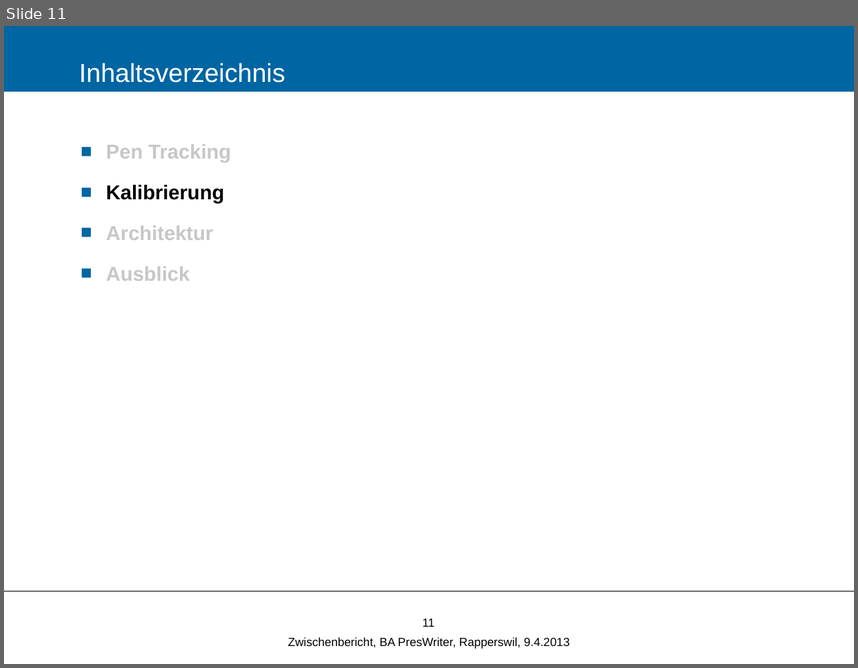
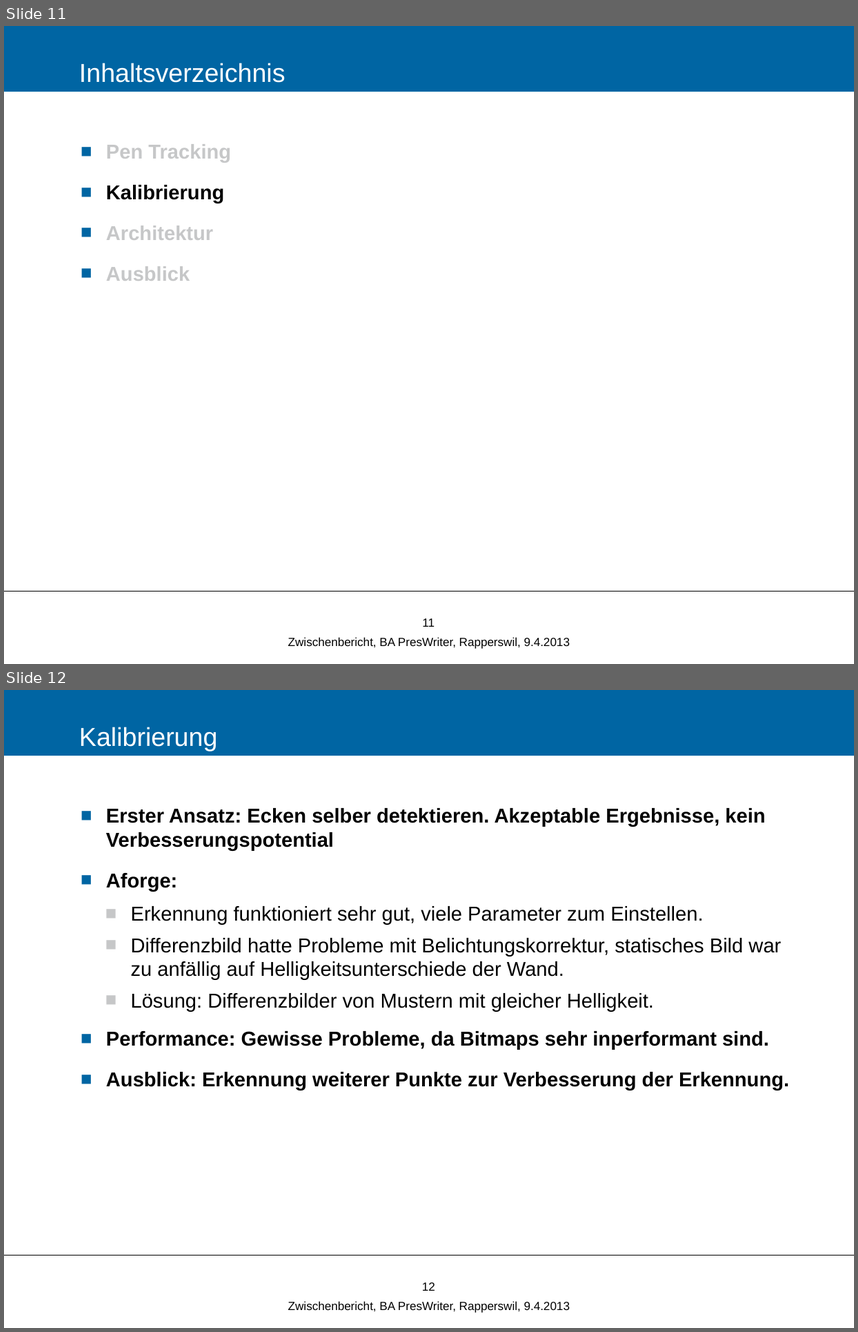
Before and after one commit to Zyklop/Magic-Whiteboard, a slide deck: Doc/Zwischenbericht.pptx. Shown one above the other, each under a label of ours: slide 11 before the commit, slides 11 and 12 after it. The pictures are 858x668 and 858x1332 pixels, drawn with LibreOffice and Linux fonts; fonts in the diff are those of the drawing; background and template pictures are left out. Boxes give left, top, right and bottom in pixels: in the first picture for what was removed or moved away, otherwise in the second. Text is boxed around its words. In the diff, an @@ line names an element or a change of style, - is before the commit and + after.

Commit message:
kalib added

```diff
--- a/Doc/Zwischenbericht.pptx
+++ b/Doc/Zwischenbericht.pptx
@@ slide 12 added at <box>4,690,854,1328</box>, background #FFFFFF; not listed: 1 template element that a slide beside it also shows @@
@@ title added at <box>4,690,854,756</box>, fill #0065A3, 22 pt, text #FFFFFF @@
+Kalibrierung
@@ text added at <box>106,808,789,1090</box>, 17 pt, text #000000 @@
+■ Erster Ansatz: Ecken selber detektieren. Akzeptable Ergebnisse, kein Verbesserungspotential
+■ Aforge:
+  ■ Erkennung funktioniert sehr gut, viele Parameter zum Einstellen.
+  ■ Differenzbild hatte Probleme mit Belichtungskorrektur, statisches Bild war zu anfällig auf Helligkeitsunterschiede der Wand.
+  ■ Lösung: Differenzbilder von Mustern mit gleicher Helligkeit.
+■ Performance: Gewisse Probleme, da Bitmaps sehr inperformant sind.
+■ Ausblick: Erkennung weiterer Punkte zur Verbesserung der Erkennung.
@@ page number added at <box>422,1282,435,1290</box>, 10 pt, text #000000 @@
+12
@@ text added at <box>288,1301,570,1312</box>, 10 pt, text #000000 @@
+Zwischenbericht, BA PresWriter, Rapperswil, 9.4.2013
```
Also in this commit, not shown: 3 slides changed.
